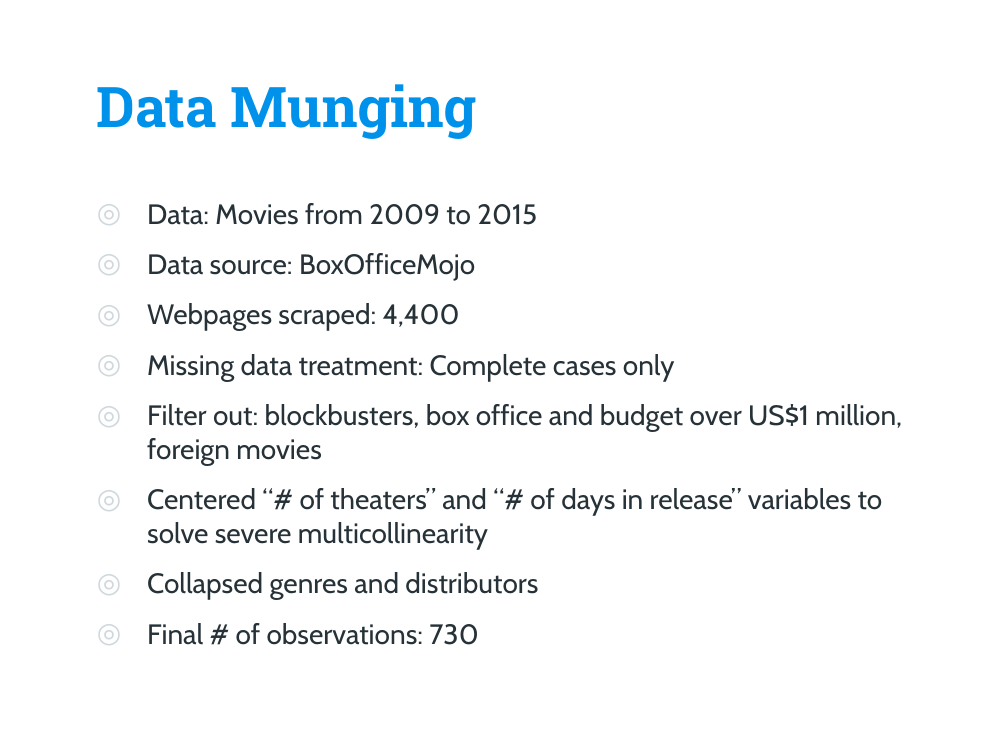
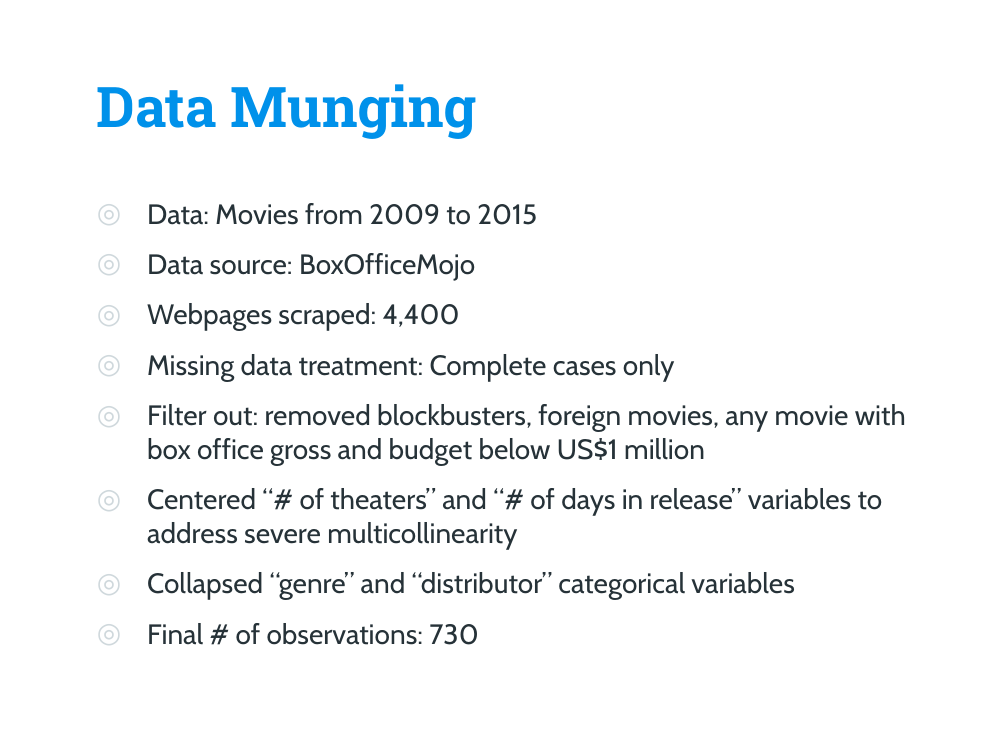
Before and after one commit to kcsph/Project-Luther, a slide deck: slide 5 of [Metis] Project Luther.pptx. Drawn at 1008x756 pixels with LibreOffice and Linux fonts; fonts in the diff are those of the drawing; background and template pictures are left out. Boxes give left, top, right and bottom in pixels: in the first picture for what was removed or moved away, otherwise in the second. Text is boxed around its words. In the diff, an @@ line names an element or a change of style, - is before the commit and + after.

```diff
--- a/[Metis] Project Luther.pptx
+++ b/[Metis] Project Luther.pptx
@@ text at bbox=[147, 404, 906, 600]: text changed @@
-◎ Filter out: blockbusters, box office and budget over US$1 million, foreign movies
-◎ Centered “# of theaters” and “# of days in release” variables to solve severe multicollinearity
-◎ Collapsed genres and distributors
+◎ Filter out: removed blockbusters, foreign movies, any movie with box office gross and budget below US$1 million
+◎ Centered “# of theaters” and “# of days in release” variables to address severe multicollinearity
+◎ Collapsed “genre” and “distributor” categorical variables
```
Also in this commit, not shown: 3 other slides changed, 1 other file.
